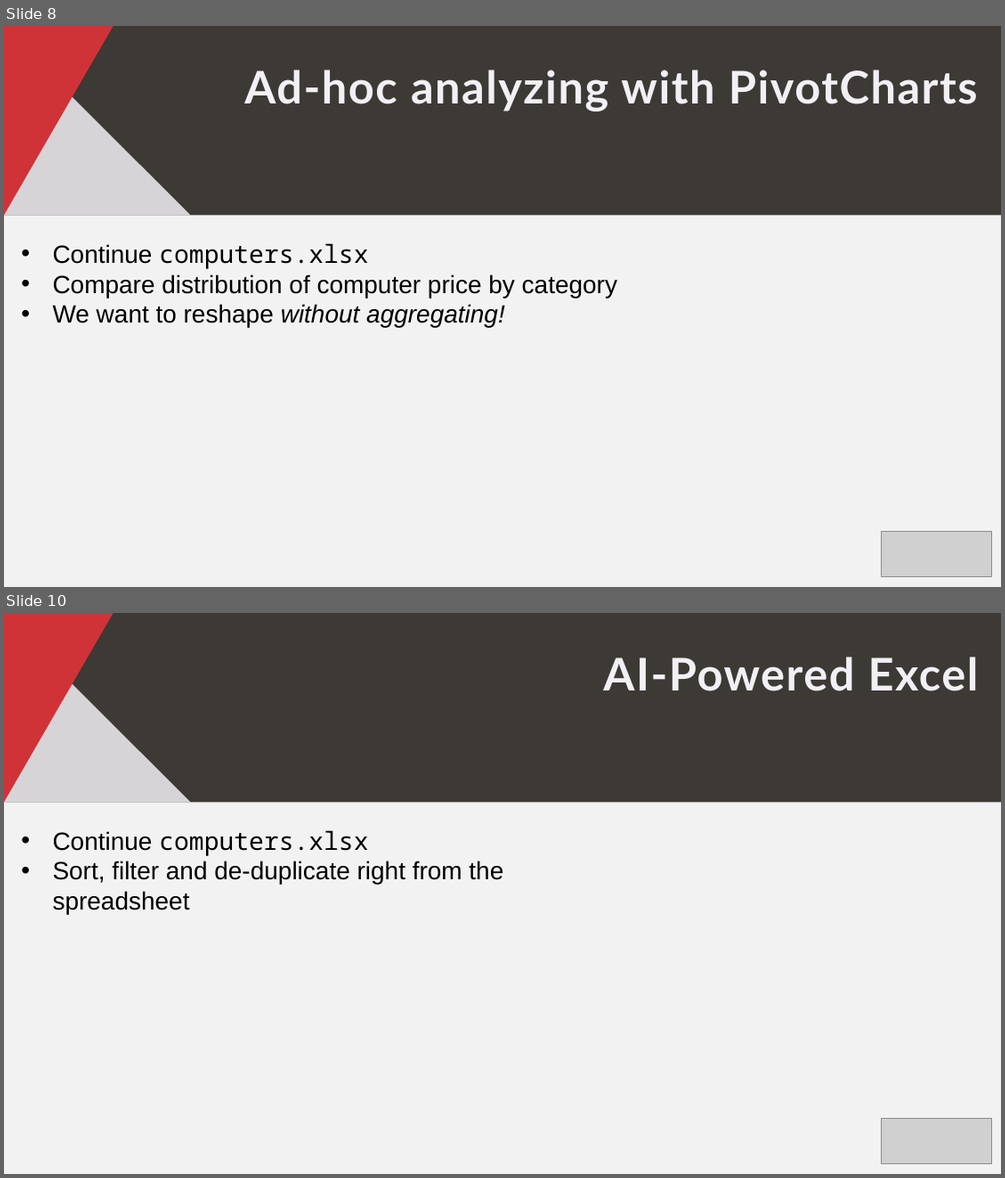
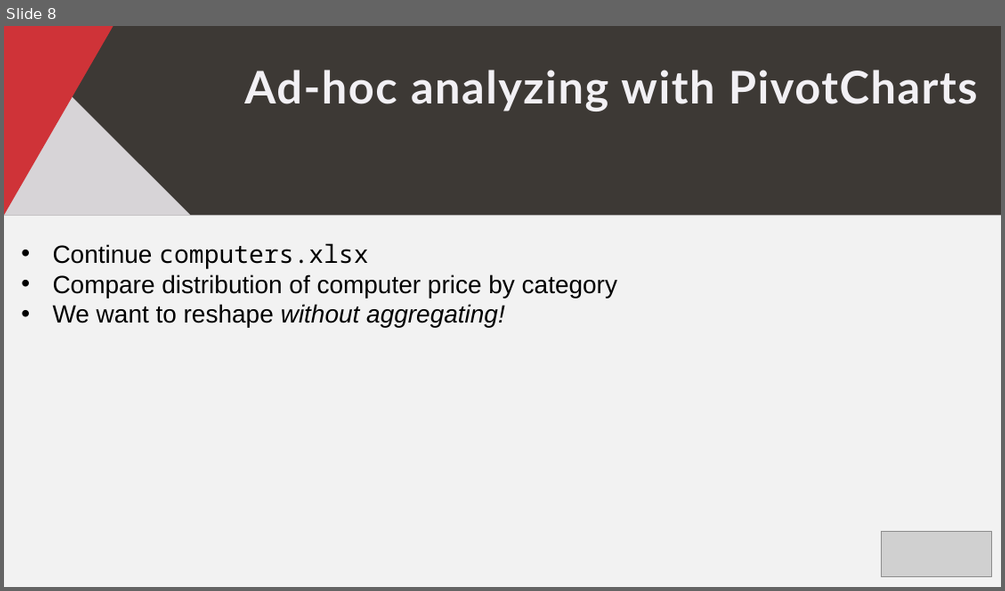
Before and after one commit to stringfestdata/maxl-ddcle-2023, a slide deck: maxl-ddcle-2023.pptx. Shown one above the other, each under a label of ours: slides 8 and 10 before the commit, slide 8 after it; the slides between them are not shown. The pictures are 1005x1178 and 1005x591 pixels, drawn with LibreOffice and Linux fonts; fonts in the diff are those of the drawing; grey boxes stand for pictures. Boxes give left, top, right and bottom in pixels: in the first picture for what was removed or moved away, otherwise in the second. Text is boxed around its words. In the diff, an @@ line names an element or a change of style, - is before the commit and + after.

```diff
--- a/maxl-ddcle-2023.pptx
+++ b/maxl-ddcle-2023.pptx
@@ slide 10 removed at bbox=[4, 613, 1001, 1174], background #F2F2F2 @@
@@ rectangle removed at bbox=[4, 613, 1001, 802] @@
@@ freeform shape removed at bbox=[4, 616, 190, 802] @@
@@ freeform shape removed at bbox=[4, 613, 119, 802] @@
@@ text removed at bbox=[603, 657, 979, 691] @@
-AI-Powered Excel
@@ text removed at bbox=[53, 830, 503, 884] @@
-• Continue computers.xlsx
-• Sort, filter and de-duplicate right from the spreadsheet
@@ picture removed at bbox=[882, 1118, 991, 1163] @@
```
Also in this commit, not shown: 3 slides changed, 2 other files.
